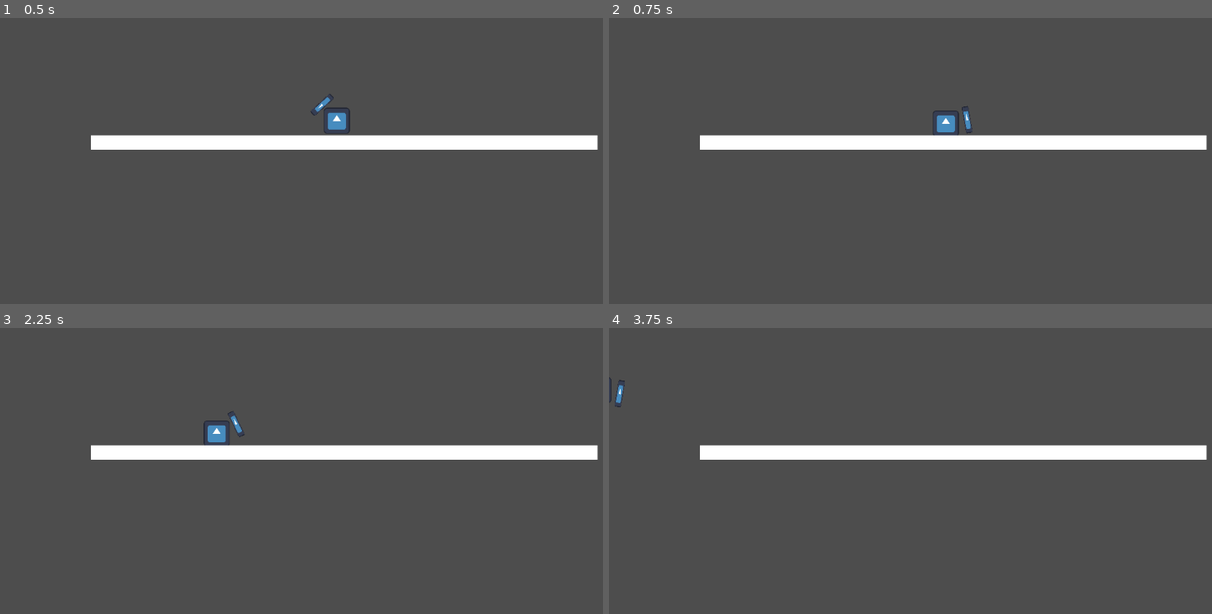
Above: before the commit, frames 1-4 (two rows, left to right).
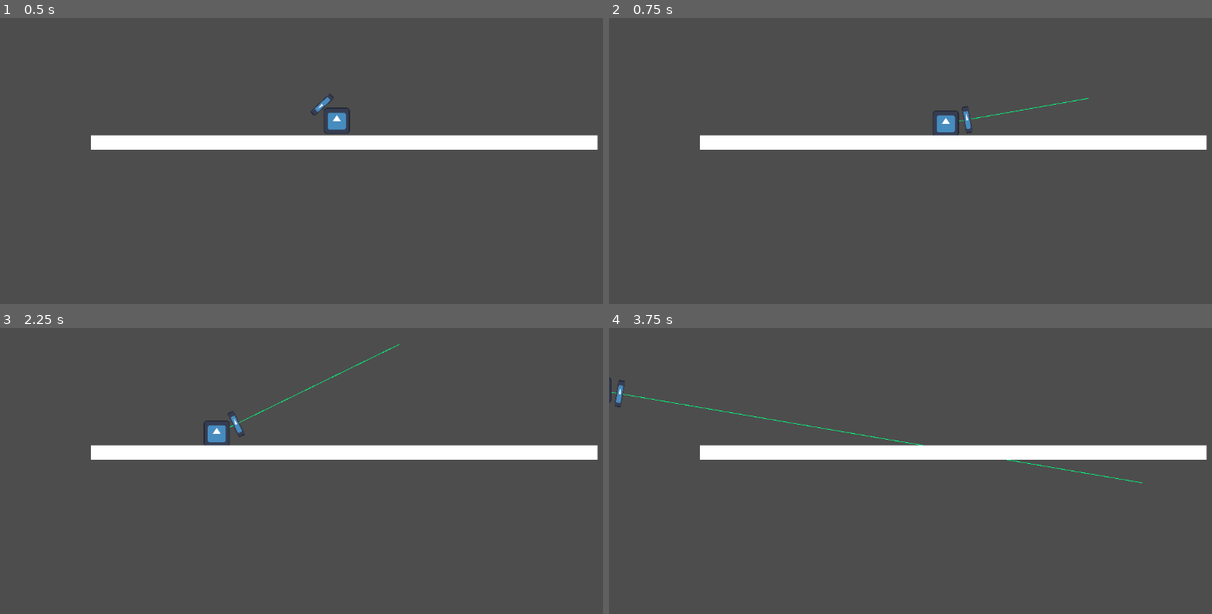
Above: after the commit, the same moments.

Repository: pmarsh-scottlogic/GMTKGameJam2023
Game: Godot game, scene res://Scenes/MainScene.tscn
The game is run twice, just before and just after one commit, with the same random seed, the same clock (stepped at 60 frames per second) and the same inputs. The engine's default icon, where the game draws it, is replaced by a stand-in: a white triangle on a blue panel in a dark square.
Inputs (mouse positions are in pixels of both pictures, inside the frame that each line leads up to):
- Up to frame 1 (0.5 s): no input
- Up to frame 2 (0.75 s): move the mouse to (1091, 98) at 0.52 s; click (1091, 98) at 0.67 s
- Up to frame 3 (2.25 s): move the mouse to (198, 445) at 1.27 s; click (198, 445) at 1.42 s; tap Enter at 2 s; move the mouse to (397, 345) at 2.02 s; click (397, 345) at 2.17 s
- Up to frame 4 (3.75 s): move the mouse to (910, 502) at 2.77 s; click (910, 502) at 2.92 s; move the mouse to (1139, 482) at 3.52 s; click (1139, 482) at 3.67 s

Frame 1 is identical in both runs. In frame 2, less than 0.1% of the frame differs, in the area x 57-80%, y 27-37%; in frame 3, 0.1%; in frame 4, 0.3%, in the area x 0-89%, y 22-55%.

Commit message:
Add basic indicator line

Diff:
--- a/project/Scenes/MainScene.tscn
+++ b/project/Scenes/MainScene.tscn
@@ -27,6 +27,12 @@
 position = Vector2(587, 226)
 lock_rotation = true
 script = ExtResource("1_j0hyc")
+
+[node name="Line2D" type="Line2D" parent="RigidBody2D"]
+visible = false
+points = PackedVector2Array(0, 0, 0, 0)
+width = 3.0
+default_color = Color(0, 1, 0.486275, 1)
 
 [node name="CollisionShape2D" type="CollisionShape2D" parent="RigidBody2D"]
 shape = SubResource("RectangleShape2D_fjcxm")
--- a/project/Scripts/Player.gd
+++ b/project/Scripts/Player.gd
@@ -6,22 +6,34 @@
 # Multiplier for magnitude
 var magnitudeMultiplier: float = 2
 
+# Mouse held position
+var mouseHeld: bool = false
+
+@onready var line := $Line2D
+
 # Called when the node enters the scene tree for the first time.
 func _ready():
 	pass # Replace with function body.
 
 # Called every frame. 'delta' is the elapsed time since the previous frame.
 func _process(delta):
-	pass
+	if mouseHeld:
+		line.show()
+		line.points[0] = to_local(self.position)
+		line.points[1] = to_local(get_global_mouse_position())
 
 func _addPlayerForce(force: Vector2):
 	apply_impulse(force)
 
 func _input(event):
 	if event is InputEventMouseButton and !event.pressed:
+		mouseHeld = false
 		var launch: Vector2 = (self.position - get_global_mouse_position()).normalized()
 		var magnitude: float = (self.position - get_global_mouse_position()).length()
 		magnitude *= magnitudeMultiplier
 		if magnitude > maxForce:
 			magnitude = maxForce
 		_addPlayerForce(launch * magnitude)
+		line.hide()
+	elif event is InputEventMouseButton and event.pressed:
+		mouseHeld = true
